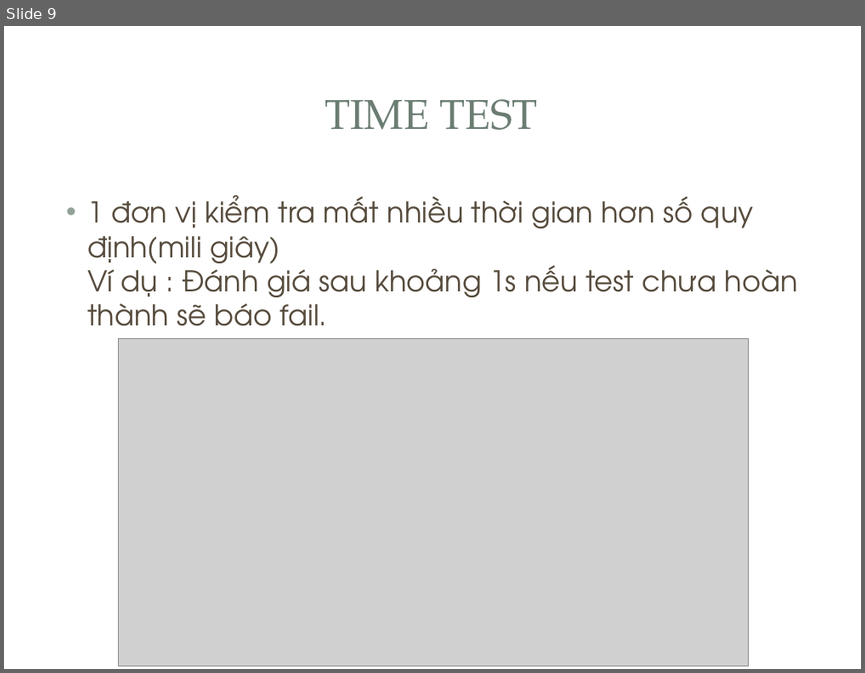
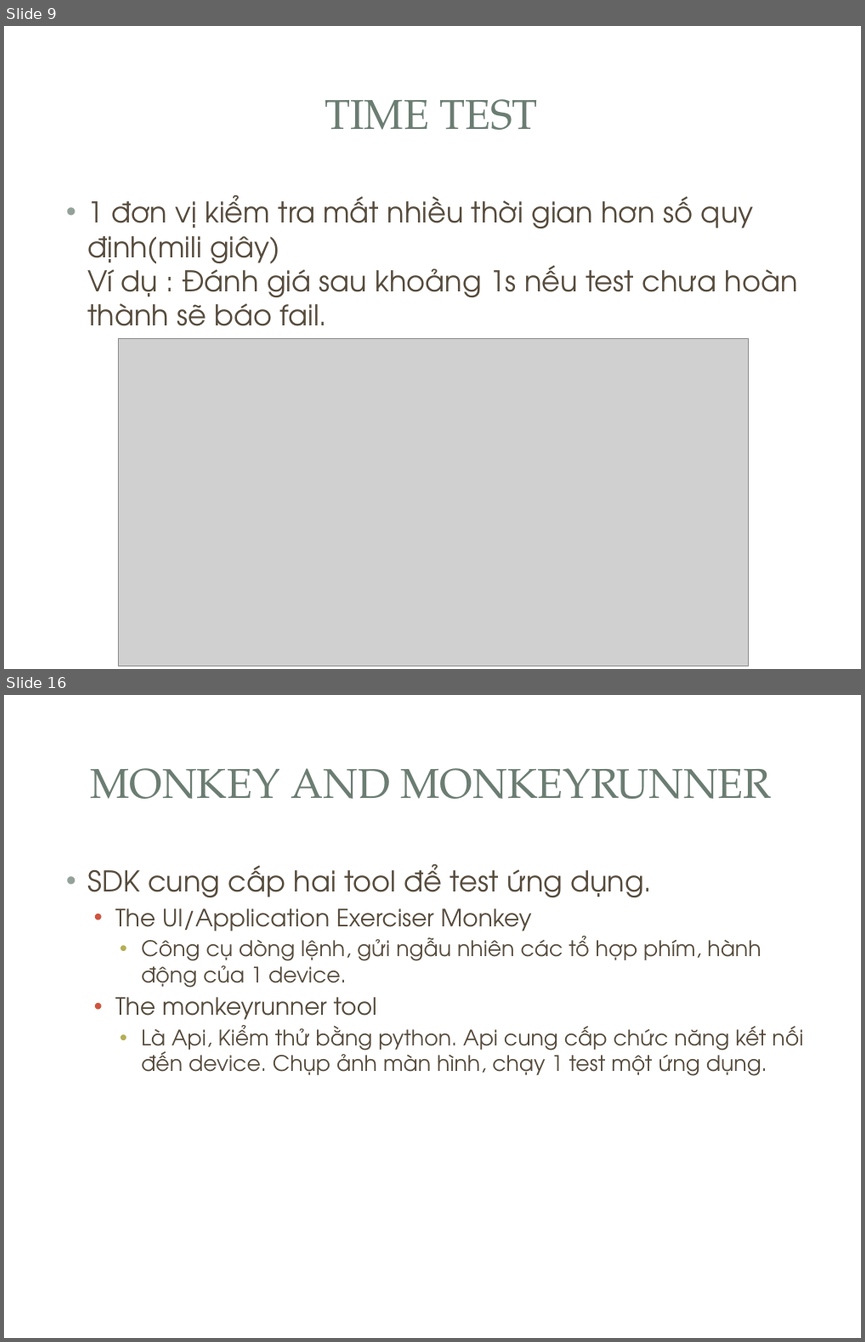
Before and after one commit to fordream/docs, a slide deck: test-junit/junit.pptx. Shown one above the other, each under a label of ours: slide 9 before the commit, slides 9 and 16 after it; the slides between them are not shown. The pictures are 865x673 and 865x1342 pixels, drawn with LibreOffice and Linux fonts; fonts in the diff are those of the drawing; grey boxes stand for pictures; background and template pictures are left out. Boxes give left, top, right and bottom in pixels: in the first picture for what was removed or moved away, otherwise in the second. Text is boxed around its words. In the diff, an @@ line names an element or a change of style, - is before the commit and + after.

```diff
--- a/test-junit/junit.pptx
+++ b/test-junit/junit.pptx
@@ slide 16 added at (4,695,861,1338), background picture (left out); not listed: 3 template elements that a slide beside it also shows @@
@@ title added at (90,768,771,799), 35 pt, text #6B7D72 @@
+MONKEY AND MONKEYRUNNER
@@ text added at (87,864,803,1076), 18 pt, text #564B3C @@
+• SDK cung cấp hai tool để test ứng dụng.
+  • The UI/Application Exerciser Monkey
+    • Công cụ dòng lệnh, gửi ngẫu nhiên các tổ hợp phím, hành động của 1 device.
+  • The monkeyrunner tool
+    • Là Api, Kiểm thử bằng python. Api cung cấp chức năng kết nối đến device. Chụp ảnh màn hình, chạy 1 test một ứng dụng.
```
Also in this commit, not shown: 6 other slides added.
